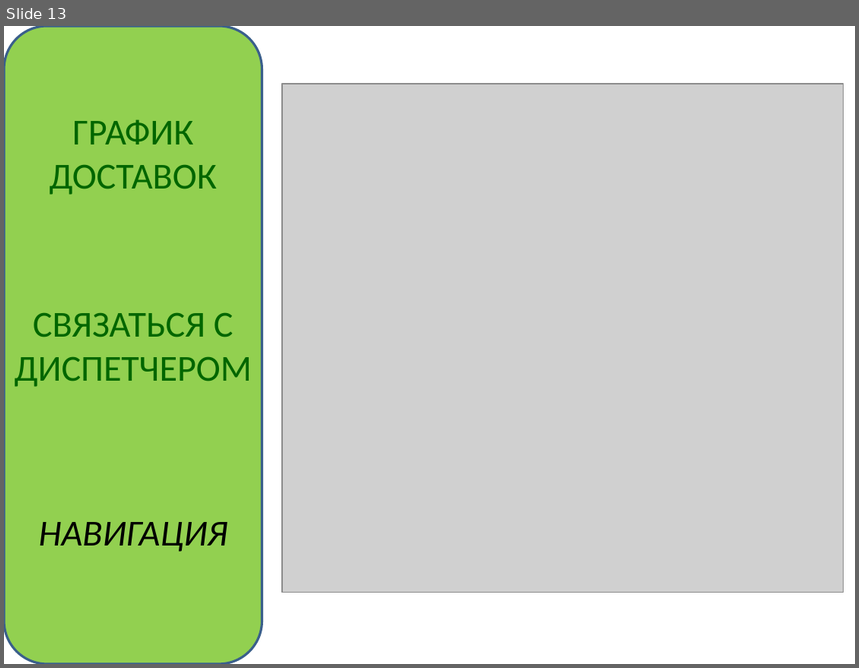
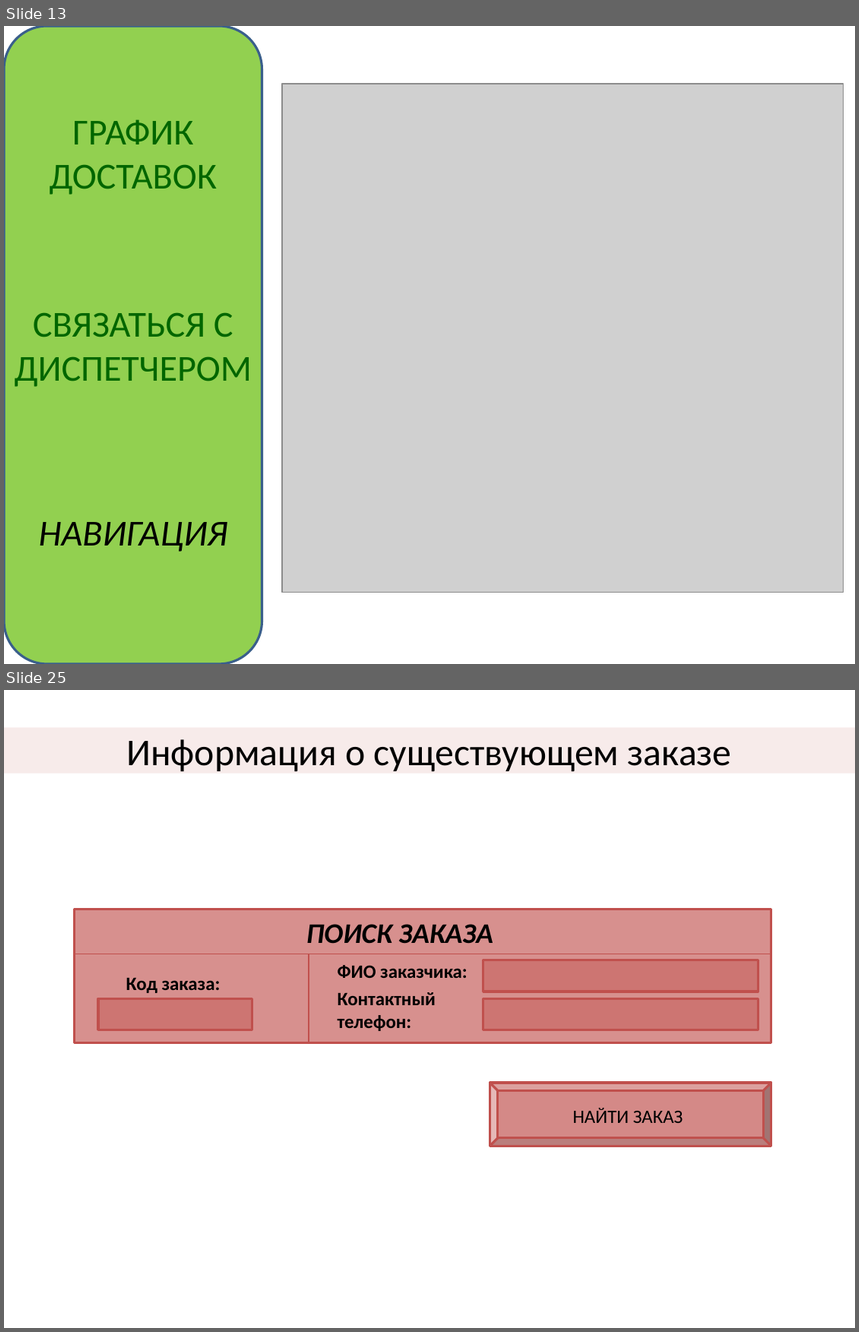
Before and after one commit to KovalAnastasia/ShipIT, a slide deck: 2. Понимание потребностей пользователей/2_2_4_Raskadrovka.pptx. Shown one above the other, each under a label of ours: slide 13 before the commit, slides 13 and 25 after it; the slides between them are not shown. The pictures are 859x668 and 859x1332 pixels, drawn with LibreOffice and Linux fonts; fonts in the diff are those of the drawing; grey boxes stand for pictures. Boxes give left, top, right and bottom in pixels: in the first picture for what was removed or moved away, otherwise in the second. Text is boxed around its words. In the diff, an @@ line names an element or a change of style, - is before the commit and + after.

```diff
--- a/2. Понимание потребностей пользователей/2_2_4_Raskadrovka.pptx
+++ b/2. Понимание потребностей пользователей/2_2_4_Raskadrovka.pptx
@@ slide 25 added at (4,690,855,1328), background #FFFFFF @@
@@ title added at (4,727,855,774), fill #D99694 at 19% opacity, 32 pt, text #000000 @@
+Информация о существующем заказе
@@ rectangle added at (75,910,772,1043), fill #C0504D at 63% opacity, outline #C0504D 2 pt @@
@@ text added at (306,924,493,944), 24 pt, text #000000, bold, italic @@
+ПОИСК ЗАКАЗА
@@ line added from (75, 954) to (772, 954), #C0504D 0.75 pt @@
@@ line added from (309, 954) to (309, 1043), #C0504D 1.5 pt @@
@@ rectangle added at (484,961,758,992), fill #C0504D at 42% opacity, outline #C0504D 2 pt @@
@@ text added at (126,978,221,993), 16 pt, text #000000, bold @@
+Код заказа:
@@ text added at (338,965,468,978), 16 pt, text #000000, bold @@
+ФИО заказчика:
@@ rectangle added at (98,999,253,1030), fill #C0504D at 42% opacity, outline #C0504D 2 pt @@
@@ text added at (338,992,436,1031), 16 pt, text #000000, bold @@
+Контактный телефон:
@@ rectangle added at (484,999,758,1030), fill #C0504D at 42% opacity, outline #C0504D 2 pt @@
@@ bevel added at (490,1083,772,1146), fill #C0504D at 67% opacity, outline #C0504D 2 pt @@
@@ text added at (573,1108,683,1123), 16 pt, text #000000 @@
+НАЙТИ ЗАКАЗ
```
Also in this commit, not shown: 12 other slides added.
